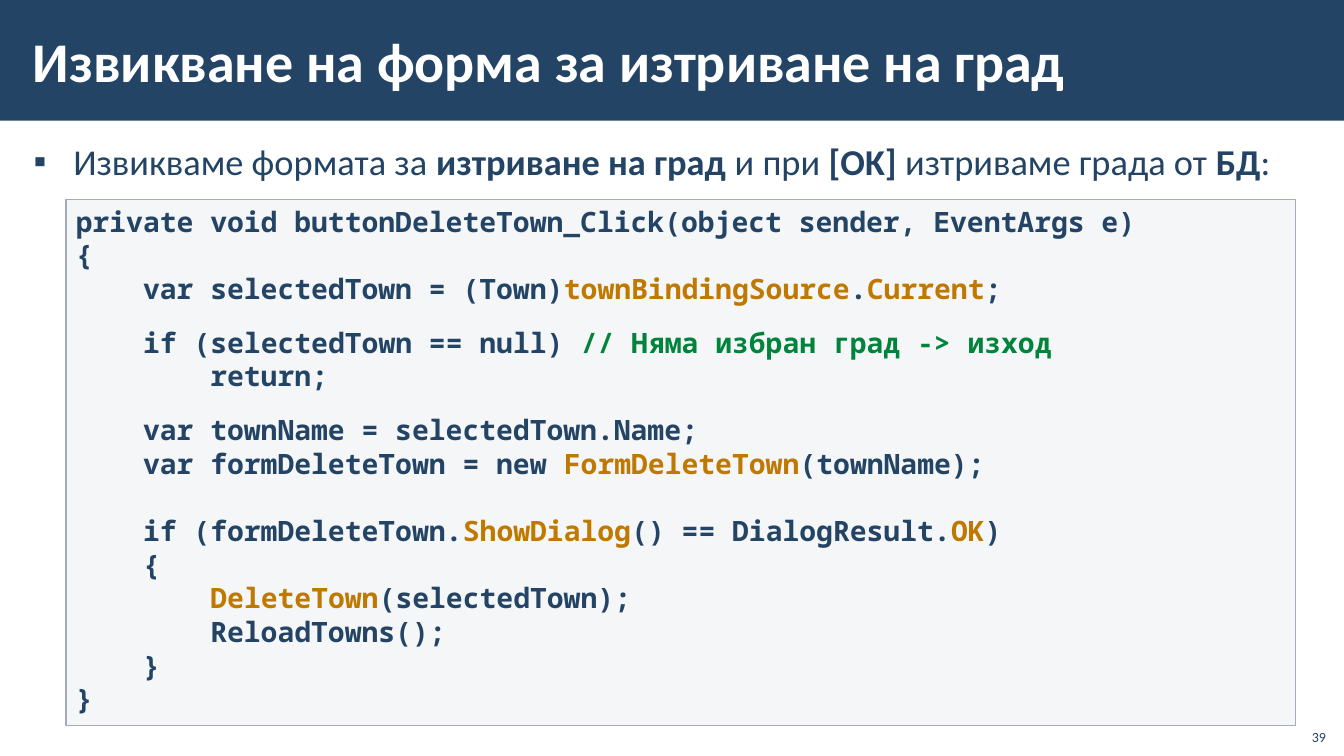
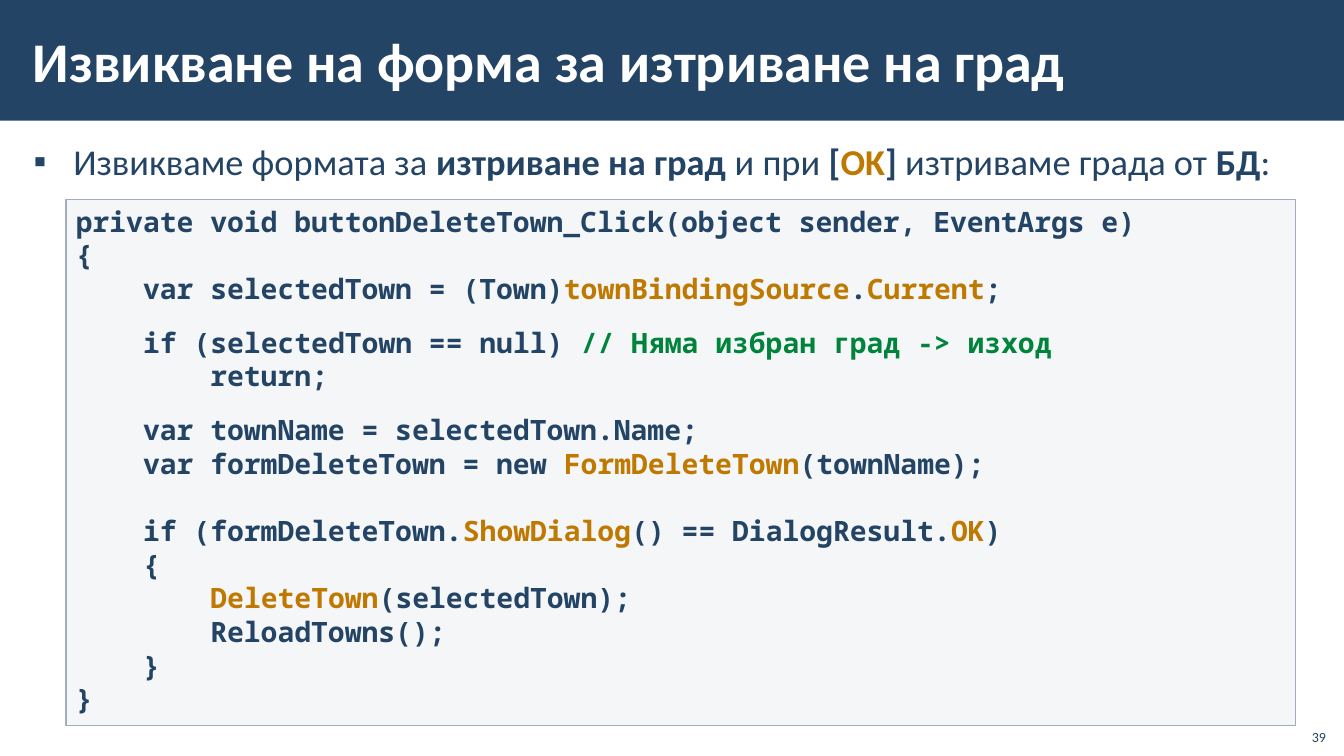
Before and after one commit to BG-IT-Edu/School-Programming, a slide deck: slide 39 of Courses/Software-Sciences/Module-4-Information-Systems-New/06-CRUD-with-EF-and-Windows-Forms/06-CRUD-with-EF-Core-and-Windows-Forms.pptx. Drawn at 1344x756 pixels with LibreOffice and Linux fonts; fonts in the diff are those of the drawing; background and template pictures are left out. Boxes give left, top, right and bottom in pixels: in the first picture for what was removed or moved away, otherwise in the second. Text is boxed around its words. In the diff, an @@ line names an element or a change of style, - is before the commit and + after.

```diff
--- a/Courses/Software-Sciences/Module-4-Information-Systems-New/06-CRUD-with-EF-and-Windows-Forms/06-CRUD-with-EF-Core-and-Windows-Forms.pptx
+++ b/Courses/Software-Sciences/Module-4-Information-Systems-New/06-CRUD-with-EF-and-Windows-Forms/06-CRUD-with-EF-Core-and-Windows-Forms.pptx
@@ text "Извикваме формата за изтриване на ..." at box(73, 148, 1271, 181): text colour #234465 to #BF7800 in "[OK]" @@
```
Also in this commit, not shown: 5 other slides changed.
